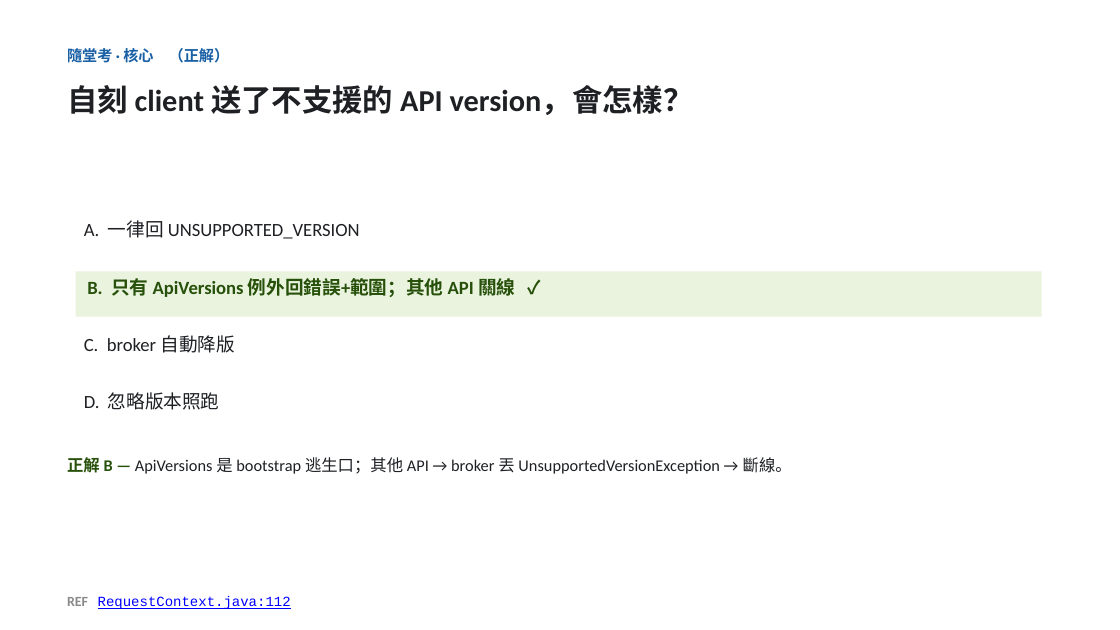
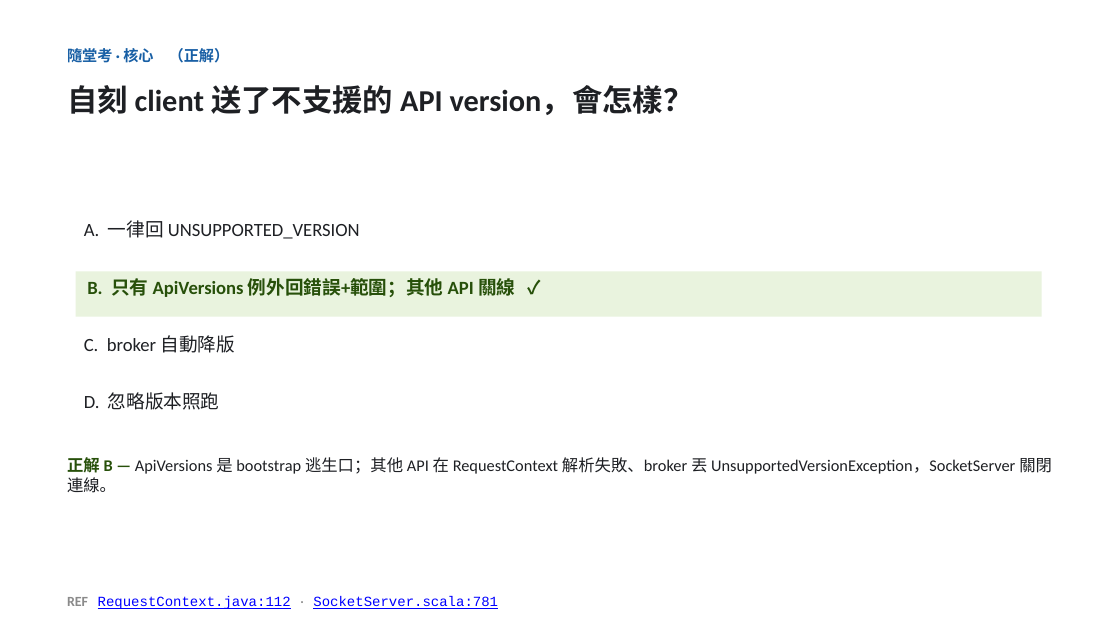
Before and after one commit to unknowntpo/kafka, a slide deck: slide 14 of study/version-control/kafka-version-negotiation.pptx (slide 13 before the commit). Drawn at 1120x630 pixels with LibreOffice and Linux fonts; fonts in the diff are those of the drawing. Boxes give left, top, right and bottom in pixels: in the first picture for what was removed or moved away, otherwise in the second. Text is boxed around its words. In the diff, an @@ line names an element or a change of style, - is before the commit and + after.

```diff
--- a/study/version-control/kafka-version-negotiation.pptx
+++ b/study/version-control/kafka-version-negotiation.pptx
@@ text at (67,457,1052,493): text changed @@
-正解 B — ApiVersions 是 bootstrap 逃生口；其他 API → broker 丟 UnsupportedVersionException → 斷線。
+正解 B — ApiVersions 是 bootstrap 逃生口；其他 API 在 RequestContext 解析失敗、broker 丟 UnsupportedVersionException，SocketServer 關閉連線。
@@ text at (67,596,498,609): text changed @@
-REF RequestContext.java:112
+REF RequestContext.java:112 · SocketServer.scala:781
```
Also in this commit, not shown: 3 other slides changed, 2 slides added, 1 slide removed, 3 other files.
